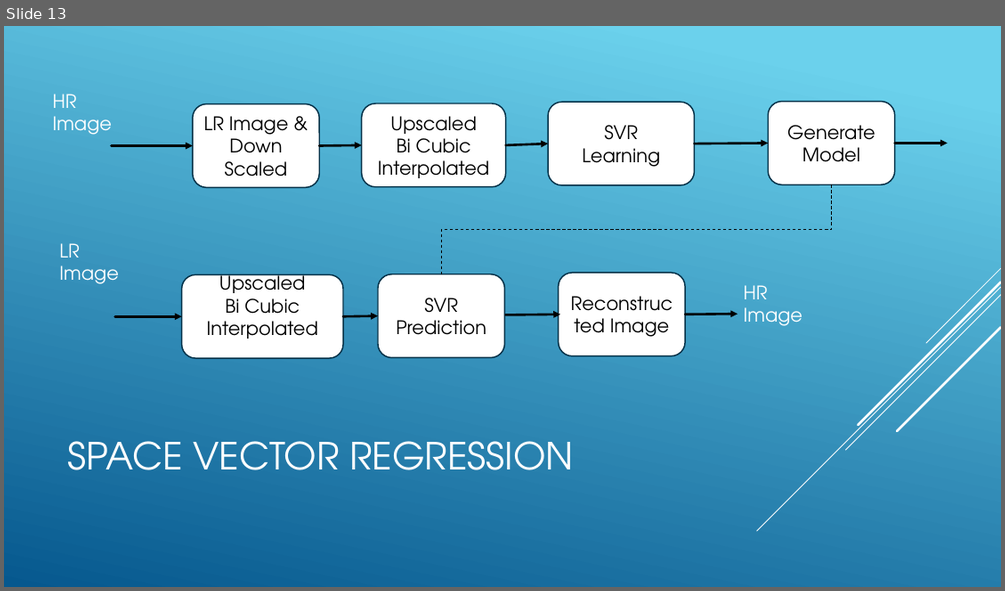
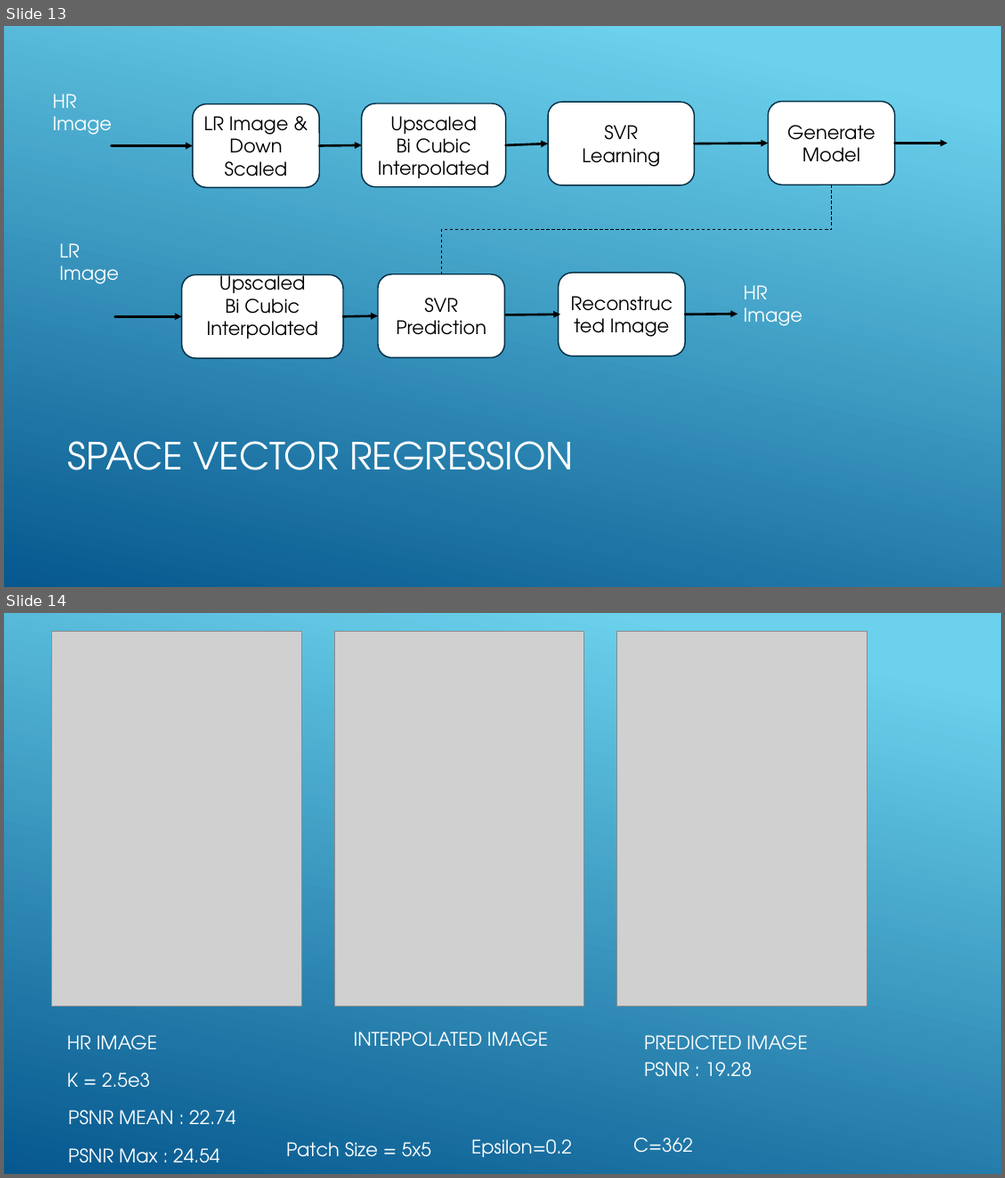
Before and after one commit to avinavsrivastava/iiih-super-resolution, a slide deck: ImageSuperResolution.pptx. Shown one above the other, each under a label of ours: slide 13 before the commit, slides 13 and 14 after it. The pictures are 1005x591 and 1005x1178 pixels, drawn with LibreOffice and Linux fonts; fonts in the diff are those of the drawing; grey boxes stand for pictures. Boxes give left, top, right and bottom in pixels: in the first picture for what was removed or moved away, otherwise in the second. Text is boxed around its words. In the diff, an @@ line names an element or a change of style, - is before the commit and + after.

```diff
--- a/ImageSuperResolution.pptx
+++ b/ImageSuperResolution.pptx
@@ slide 14 added at <box>4,613,1001,1174</box>, background gradient #6ED2EB to #06588E @@
@@ picture added at <box>52,632,301,1006</box> @@
@@ picture added at <box>334,632,584,1006</box> @@
@@ picture added at <box>616,632,866,1006</box> @@
@@ text added at <box>67,1035,157,1050</box>, 18 pt, text #FFFFFF @@
+HR IMAGE
@@ text added at <box>354,1031,548,1046</box>, 18 pt, text #FFFFFF @@
+INTERPOLATED IMAGE
@@ text added at <box>644,1035,807,1050</box>, 18 pt, text #FFFFFF @@
+PREDICTED IMAGE
@@ text added at <box>644,1062,752,1077</box>, 18 pt, text #FFFFFF @@
+PSNR : 19.28
@@ text added at <box>67,1072,150,1087</box>, 18 pt, text #FFFFFF @@
+K = 2.5e3
@@ text added at <box>68,1110,235,1125</box>, 18 pt, text #FFFFFF @@
+PSNR MEAN : 22.74
@@ text added at <box>286,1142,431,1157</box>, 18 pt, text #FFFFFF @@
+Patch Size = 5x5
@@ text added at <box>471,1139,572,1157</box>, 18 pt, text #FFFFFF @@
+Epsilon=0.2
@@ text added at <box>633,1137,693,1152</box>, 18 pt, text #FFFFFF @@
+C=362
@@ text added at <box>68,1148,219,1163</box>, 18 pt, text #FFFFFF @@
+PSNR Max : 24.54
@@ slide 13 changed as well @@
@@ group removed at <box>757,268,1001,531</box>: 5 lines @@
```
Also in this commit, not shown: 13 other slides changed, 2 other slides added, 2 slides removed.
